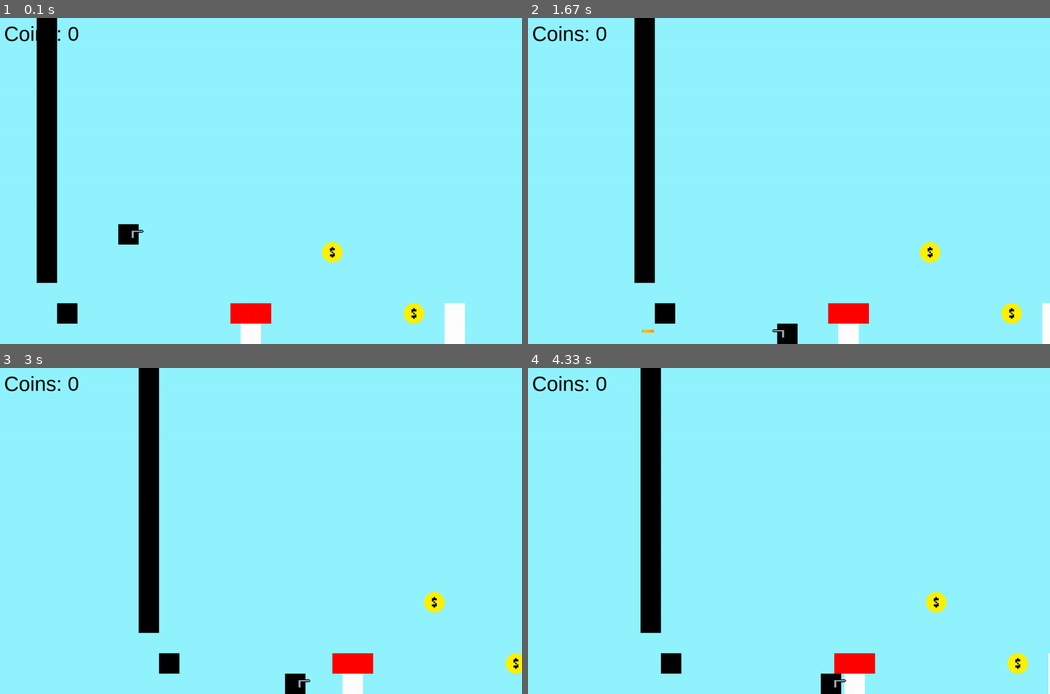
Above: before the commit, frames 1-4 (two rows, left to right).
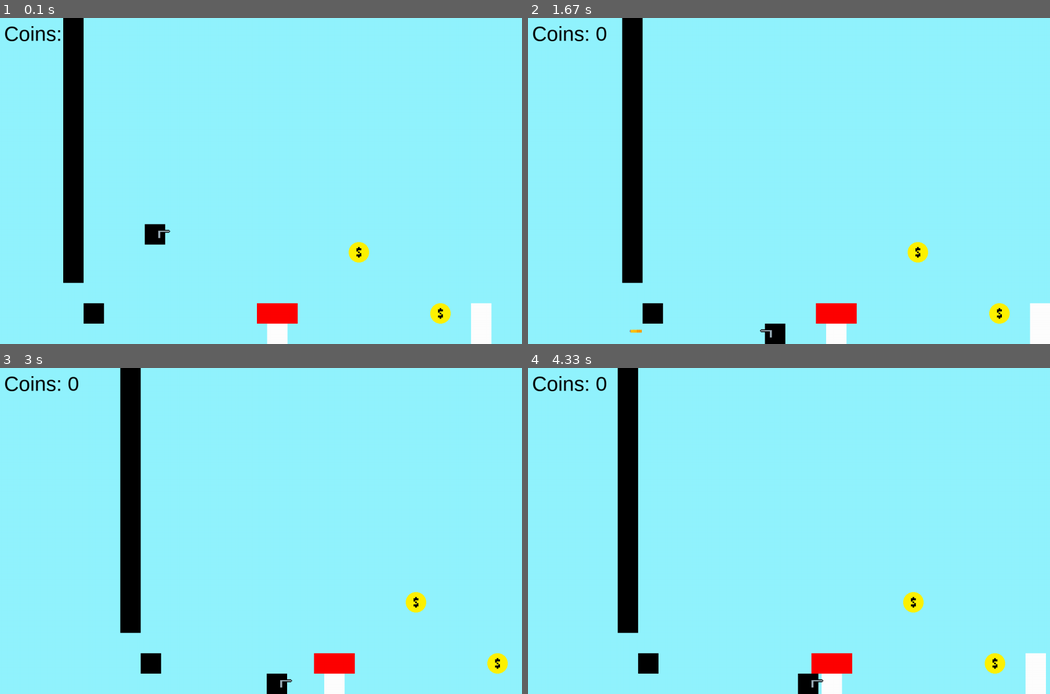
Above: after the commit, the same moments.

Repository: Jobjob321/Pygame-Platformer
Game: pygame game, started from main.py
Two runs of this game, one before a commit and one after it. Both use one fixed random seed, a clock stepped at 60 frames per second and the inputs below.
Inputs (mouse positions are in pixels of both pictures, inside the frame that each line leads up to):
- Up to frame 1 (0.1 s): no input
- Up to frame 2 (1.67 s): hold D 0.33-0.8 s; move the mouse to (768, 194) at 0.37 s; hold D 0.83-1.3 s; move the mouse to (956, 171) at 0.87 s; tap F at 0.9, 1.2, 1.4 s; hold A from 1.33 s (still down); move the mouse to (789, 203) at 1.37 s
- Up to frame 3 (3 s): tap F at 1.7, 1.97, 2.27, 2.4, 2.7 s; release A at 1.87 s; hold A 1.9-2.3 s; move the mouse to (135, 534) at 1.93 s; hold D 2.33-2.97 s; move the mouse to (313, 602) at 2.37 s
- Up to frame 4 (4.33 s): hold A 3-3.47 s; move the mouse to (627, 605) at 3.03 s; tap F at 3.07, 3.37, 3.57, 3.87, 4.07 s; hold D 3.5-3.97 s; move the mouse to (867, 416) at 3.53 s; hold D from 4 s (still down); move the mouse to (982, 645) at 4.03 s

The runs differ from the first frame. In frame 1, 10% of the frame differs, in the area x 7-95%, y 0-100%; in frame 2, 6.2%; in frame 3, 8.5%; in frame 4, 9.7%.

Commit message:
Camera improvement

Diff:
--- a/main.py
+++ b/main.py
@@ -69,8 +69,8 @@
     screen.fill((146,244,255))
 
     mouse = pygame.mouse.get_pos()
-    scroll[0] += (player.position.x-scroll[0] - WINDOW_SIZE[0]/2) * 2.5 * dt
-    scroll[1] += (player.position.y-scroll[1] - WINDOW_SIZE[1]/2) * 2.5 * dt
+    scroll[0] += (player.position.x-scroll[0] + 25 - WINDOW_SIZE[0]/2) * 5 * dt
+    scroll[1] += (player.position.y-scroll[1] + 25 - WINDOW_SIZE[1]/2) * 5 * dt
     if scroll[1] > 0:
         scroll[1] = 0
     for event in pygame.event.get():
